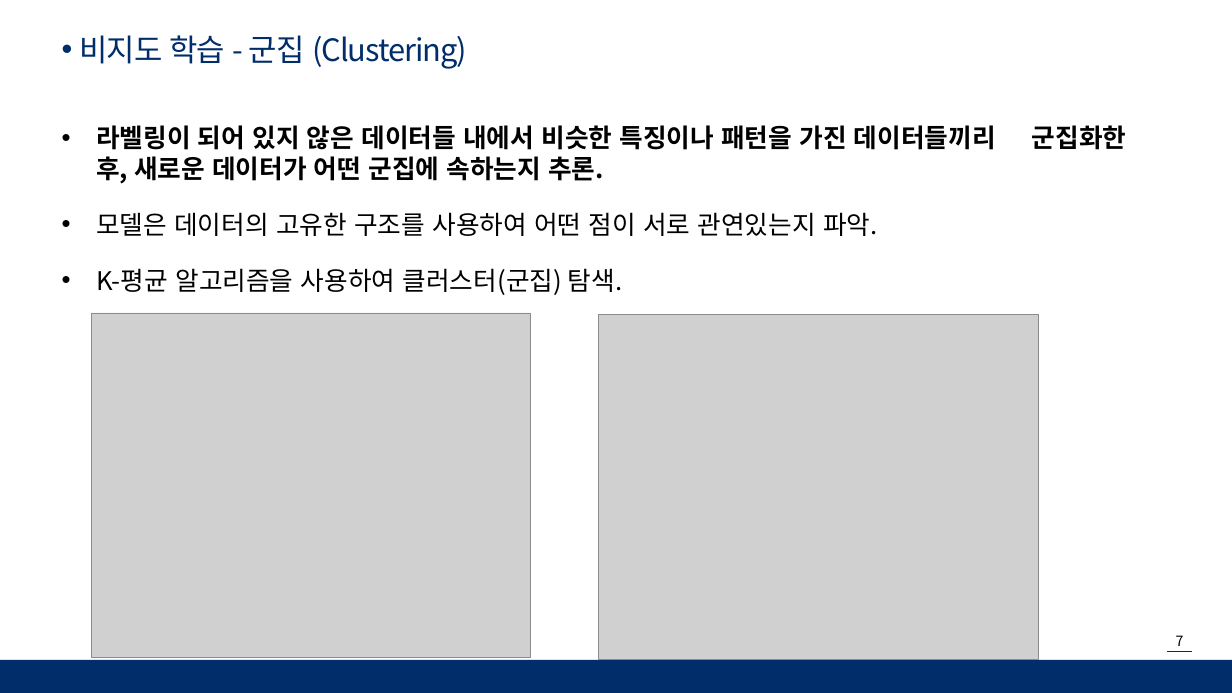
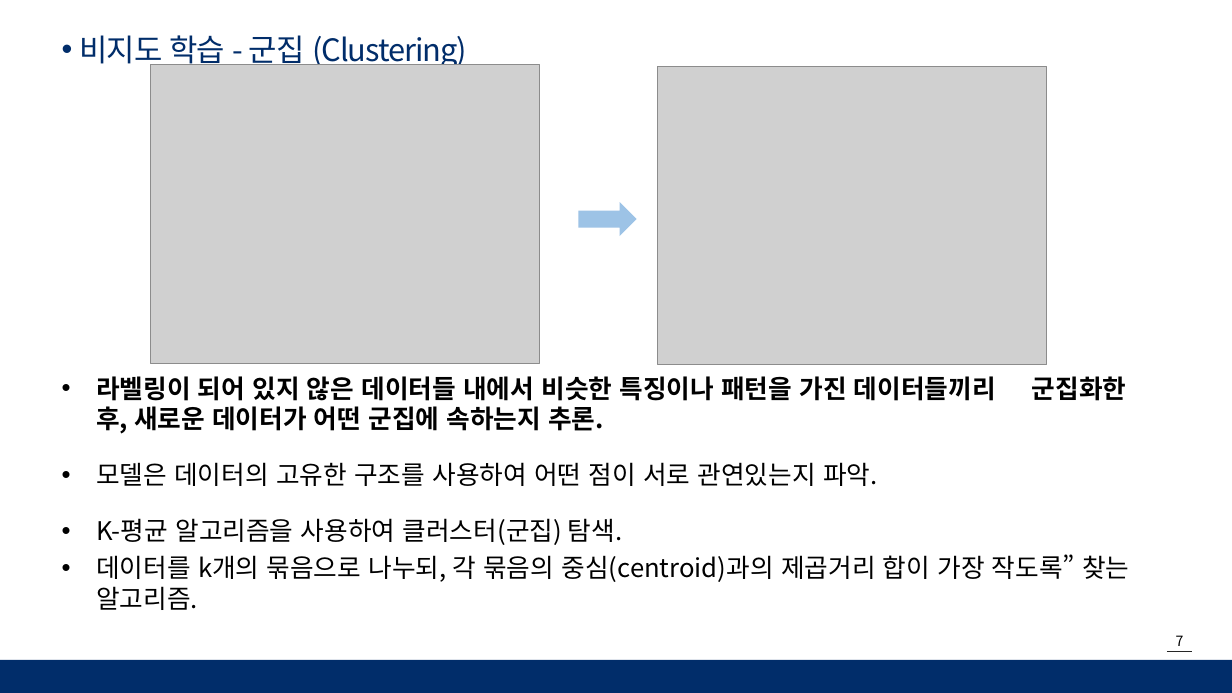
Before and after one commit to moonjanghyun/numpy, a slide deck: slide 7 of 머신러닝 _ MJH.pptx. Drawn at 1232x693 pixels with LibreOffice and Linux fonts; fonts in the diff are those of the drawing; grey boxes stand for pictures; background and template pictures are left out. Boxes give left, top, right and bottom in pixels: in the first picture for what was removed or moved away, otherwise in the second. Text is boxed around its words. In the diff, an @@ line names an element or a change of style, - is before the commit and + after.

```diff
--- a/머신러닝 _ MJH.pptx
+++ b/머신러닝 _ MJH.pptx
@@ picture: place and size @@
-picture at [91,313,531,658]
+picture at [151,65,540,363]
@@ picture: place and size @@
-picture at [599,315,1039,660]
+picture at [658,67,1047,365]
@@ right arrow added at [579,202,637,237], fill #9DC3E6 @@
@@ text "라벨링이 되어 있지 않은 데이터들 ...": place and size @@
-text "라벨링이 되어 있지 않은 데이터들 ..." at [96,125,996,295]
+text "라벨링이 되어 있지 않은 데이터들 ..." at [96,376,1129,610]
@@ text at [96,554,1129,610]: paragraph added @@
+• 데이터를 k개의 묶음으로 나누되, 각 묶음의 중심(centroid)과의 제곱거리 합이 가장 작도록” 찾는 알고리즘.
```
Also in this commit, not shown: 6 other slides changed, 14 slides added.
